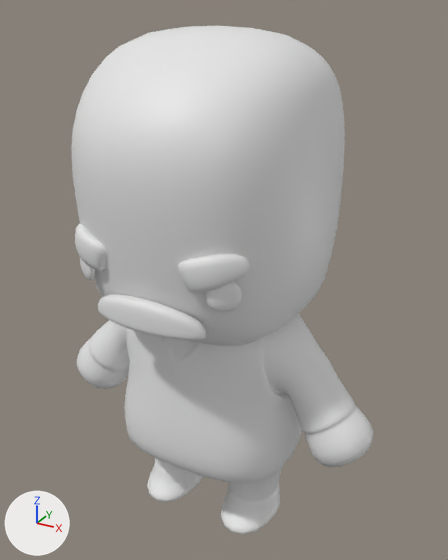
What one commit did to the FBX model Assets/Characters/Teacher/Teacher_Rig.fbx.
Camera for both pictures: a camera (50 mm lens) standing at (1.95, -3.41, 3.58) and looking at (0.02, 0.09, 1.83). Every picture has the same lights, and +X, +Y and +Z are marked at lower left. Where no turn or scale is listed for an object, it has been applied to the vertices.

The scene before the commit, as lines of its bpy script (objects in view):
```python
me_body_teacher = bpy.data.meshes.new('Body_Teacher')
me_body_teacher.from_pydata(...)  # 3589 vertices, 3558 faces; spans x -1.2..1.2, y -0.89..0.95, z 0.0..3.48
ob_body_teacher = bpy.data.objects.new('Body_Teacher', me_body_teacher)
ob_body_teacher.location = (0.0, 0.0, 0.0)
```
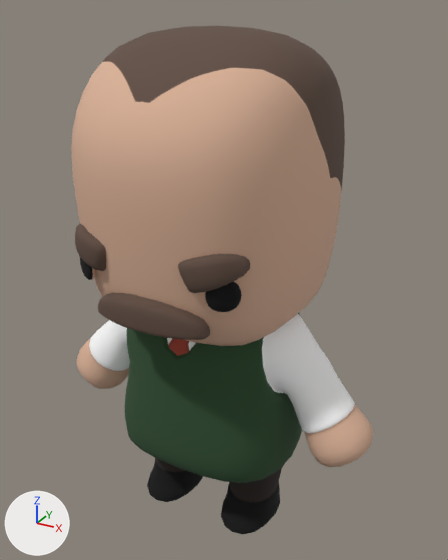
Location of each change, [x1, y1, x2, y2] in pixels of the pictures (448 x 560 px):
part 1 of me_body_teacher, cut back
    both: [105, 267, 245, 426]
part 2 of me_body_teacher, recoloured (grey to beige)
    both: [71, 26, 373, 534]

Edits to the bpy script that builds the scene:
```text
Add img_bc_teacher_png:
    img_bc_teacher_png = load_image('BC_Teacher.png', 'Material/BC_Teacher.png', 2048, 2048, 'sRGB')
Add mat_material:
    mat_material = principled_material('Material')
    mat_material.texture = img_bc_teacher_png  # with its transparency
    mat_material.roughness = 0.929
Change me_body_teacher:
    used by ob_body_teacher; location = (0.0, 0.0, 0.0)
    remove me_body_teacher.from_pydata(...)  # 3589 vertices, 3558 faces; spans x -1.2..1.2, y -0.89..0.95, z 0.0..3.48
    add me_body_teacher.from_pydata(...)  # 3546 vertices, 3486 faces; spans x -1.2..1.2, y -0.89..0.95, z 0.0..3.48
    me_body_teacher part 1
    100 vertices are removed from x -0.56..0.56, y -0.8..-0.52, z 1.34..2.36
    152 faces are deleted
    20 vertices move from x -0.57..0.57, y -0.77..-0.48, z 1.21..2.36 to x -0.57..0.57, y -0.74..-0.48, z 1.2..2.37
    27 vertices are added at x -0.57..0.57, y -0.78..-0.51, z 1.32..2.38
    14 new vertices lie (0.0, 0.04, 0.0) away from vertices in x -0.37..0.37, y -0.83..-0.76, z 1.86..2.05
    8 new vertices lie (-0.01, 0.04, 0.0) away from vertices in x 0.27..0.57, y -0.8..-0.67, z 2.17..2.39
    8 new vertices lie (0.01, 0.04, 0.0) away from vertices in x -0.57..-0.27, y -0.8..-0.67, z 2.17..2.39
    80 new faces join them
    me_body_teacher part 2: 3406 faces spanning x -1.2..1.2, y -0.89..0.95, z 0.0..3.48 switch from no material to mat_material (picture img_bc_teacher_png)
```
